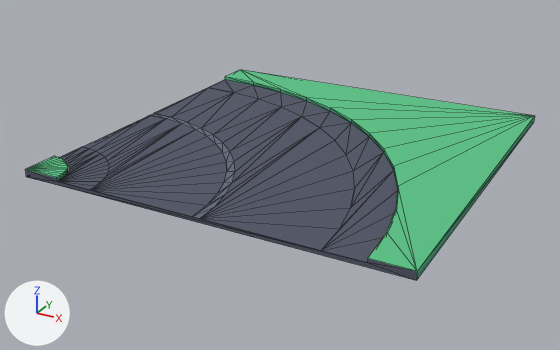
Before and after pictures for a commit that changed the glTF model kenney/city-kit-roads/road-bend-sidewalk.glb.
Rendered twice from a camera (50 mm lens) standing at (0.882, -1.726, 0.768) and looking at (-0.036, -0.058, -0.066). Lighting does not change. The marker at lower left points along +X, +Y and +Z. The first picture is the older version. Mesh edges are drawn as thin lines. Vertices at exactly the same position are counted once.

The scene before the commit, as lines of its bpy script (objects in view):
```python
me_road_bend_sidewalk = bpy.data.meshes.new('road-bend-sidewalk')
me_road_bend_sidewalk.from_pydata(...)  # 178 vertices, 220 faces; spans x -0.5..0.5, y -0.5..0.5, z 0.0..0.02
me_road_bend_sidewalk.materials.append(mat_colormap)
ob_road_bend_sidewalk = bpy.data.objects.new('road-bend-sidewalk', me_road_bend_sidewalk)
ob_road_bend_sidewalk.location = (0.0, 0.0, 0.0)
```
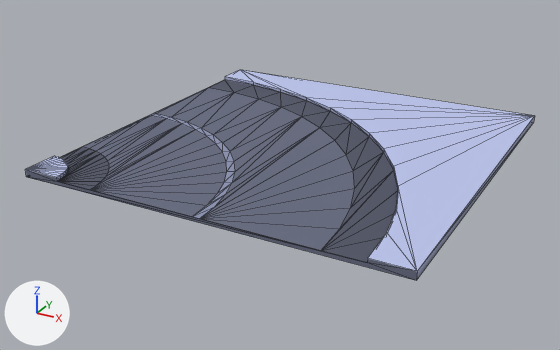
Diff of the bpy script that builds the scene:
```diff
--- a/kenney/city-kit-roads/road-bend-sidewalk.glb.py
+++ b/kenney/city-kit-roads/road-bend-sidewalk.glb.py
@@ me_road_bend_sidewalk @@
 # used by ob_road_bend_sidewalk; location = (0.0, 0.0, 0.0)
-me_road_bend_sidewalk.from_pydata(...)  # 178 vertices, 220 faces; spans x -0.5..0.5, y -0.5..0.5, z 0.0..0.02
+me_road_bend_sidewalk.from_pydata(...)  # 197 vertices, 220 faces; spans x -0.5..0.5, y -0.5..0.5, z 0.0..0.02
+# me_road_bend_sidewalk part 1
+# 1 vertex is removed from x -0.474, y -0.302, z 0.01
+# 50 faces are deleted
+# 20 vertices are added at x -0.5..0.369, y -0.5..0.369, z 0.01
+# 50 new faces join them
+# me_road_bend_sidewalk part 2: 146 kept faces spanning x -0.5..0.5, y -0.5..0.5, z 0.0..0.02 get new texture (UV) coordinates
 me_road_bend_sidewalk.materials.append(mat_colormap)
```

Location of each change, [x1, y1, x2, y2] in pixels of the pictures (560 x 350 px; the box of a moved part takes in the faces that stretch with it):
part 1 of me_road_bend_sidewalk, moved or reshaped
    both: [57, 80, 398, 263]
part 2 of me_road_bend_sidewalk, surface changed (lighter)
    both: [25, 70, 534, 280]
